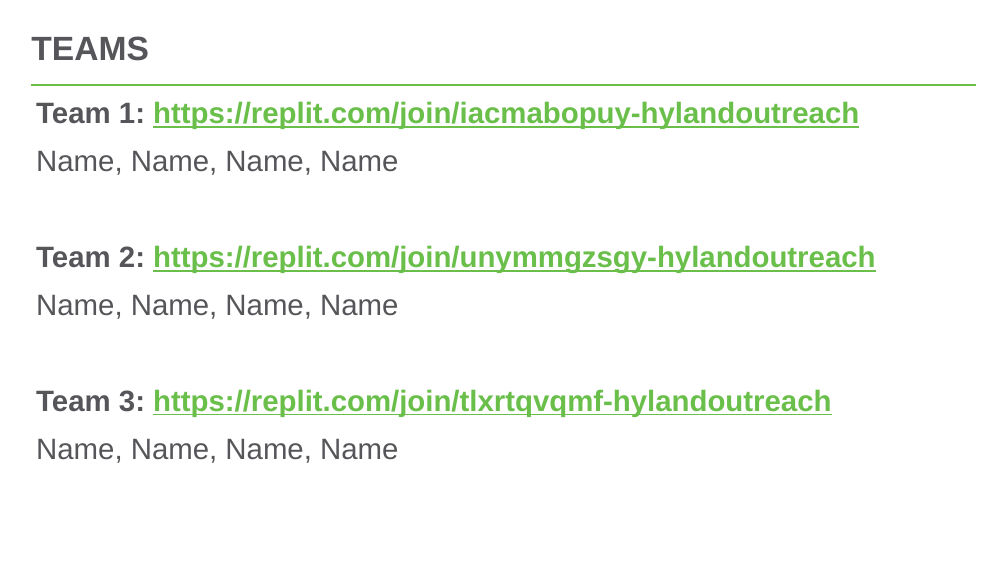
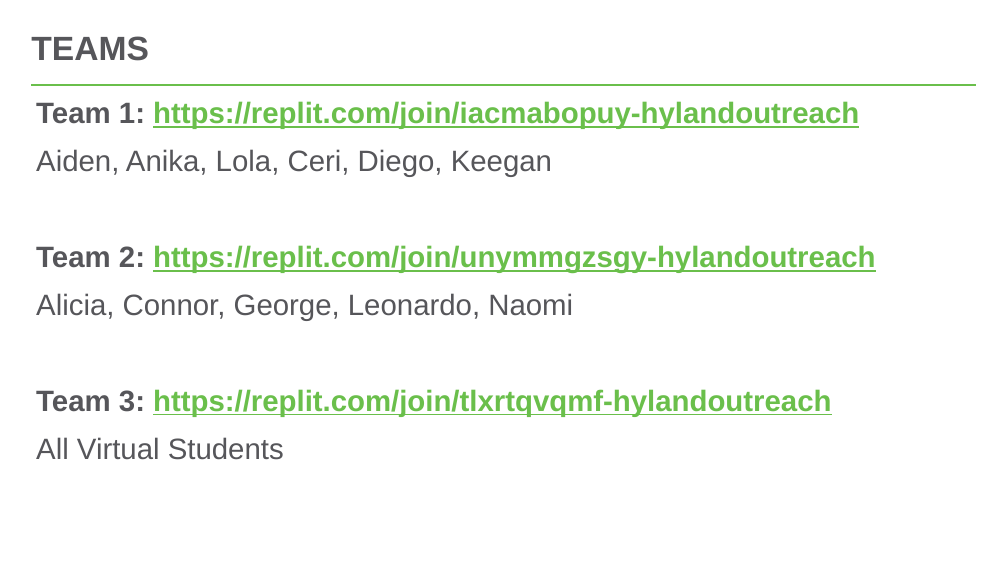
Before and after one commit to hytechclub/web-102, a slide deck: slide 2 of Buttons/Review.pptx. Drawn at 1008x567 pixels with LibreOffice and Linux fonts; fonts in the diff are those of the drawing. Boxes give left, top, right and bottom in pixels: in the first picture for what was removed or moved away, otherwise in the second. Text is boxed around its words. In the diff, an @@ line names an element or a change of style, - is before the commit and + after.

Commit message:
update review ppt w4

```diff
--- a/Buttons/Review.pptx
+++ b/Buttons/Review.pptx
@@ text at bbox=[36, 149, 552, 177]: text changed @@
-Name, Name, Name, Name
+Aiden, Anika, Lola, Ceri, Diego, Keegan
@@ text at bbox=[36, 293, 573, 321]: text changed @@
-Name, Name, Name, Name
+Alicia, Connor, George, Leonardo, Naomi
@@ text at bbox=[36, 437, 284, 460]: text changed @@
-Name, Name, Name, Name
+All Virtual Students
```
